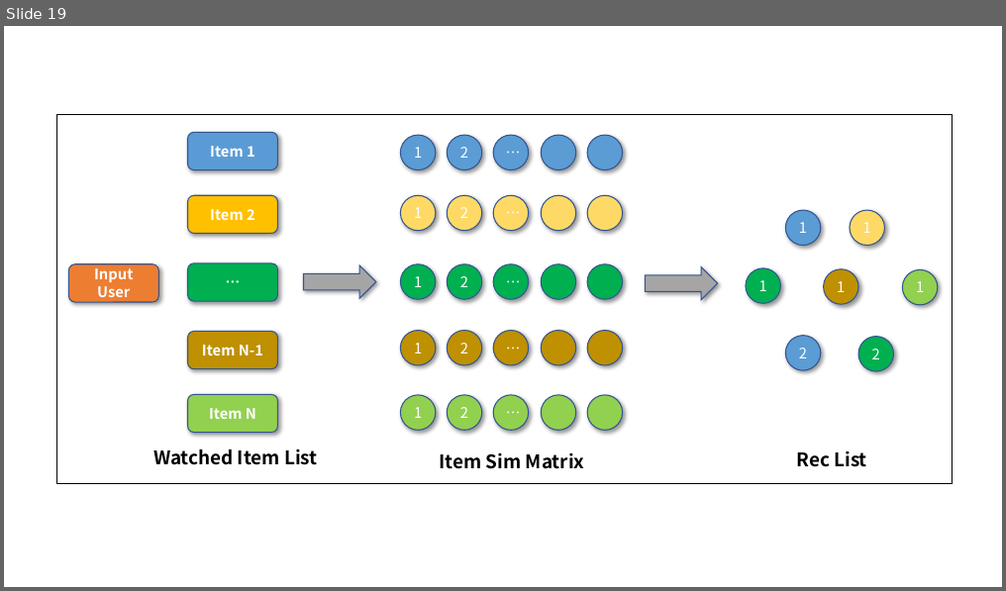
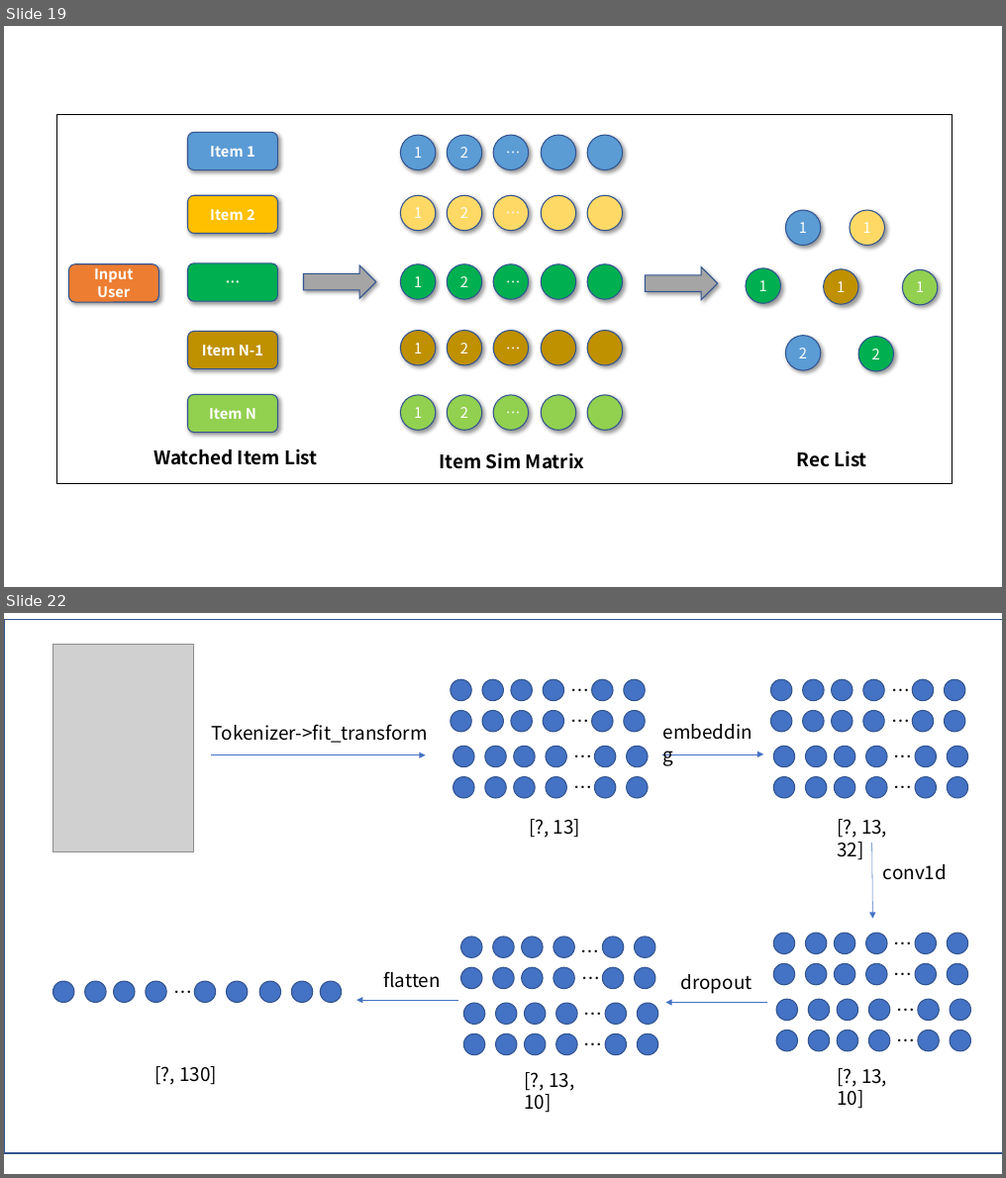
Before and after one commit to gmlyytt-YANG/img-repo, a slide deck: pictures.pptx. Shown one above the other, each under a label of ours: slide 19 before the commit, slides 19 and 22 after it; the slides between them are not shown. The pictures are 1006x591 and 1006x1178 pixels, drawn with LibreOffice and Linux fonts; fonts in the diff are those of the drawing; grey boxes stand for pictures. Boxes give left, top, right and bottom in pixels: in the first picture for what was removed or moved away, otherwise in the second. Text is boxed around its words. In the diff, an @@ line names an element or a change of style, - is before the commit and + after.

```diff
--- a/pictures.pptx
+++ b/pictures.pptx
@@ slide 22 added at <box>4,613,1002,1174</box>, background #FFFFFF @@
@@ group added at <box>4,620,1002,1155</box>: 105 ellipses, 27 texts, 5 arrows, 1 rectangle, 1 picture @@
+Tokenizer->fit_transform
+…
+…
+…
+…
+[?, 13]
+embedding
+…
+…
+…
+…
+[?, 13, 32]
+…
+…
+…
+…
+[?, 13, 10]
+conv1d
+…
+…
+…
+[?, 13, 10]
+dropout
+…
+…
+flatten
+[?, 130]
```
Also in this commit, not shown: 6 other slides added.
